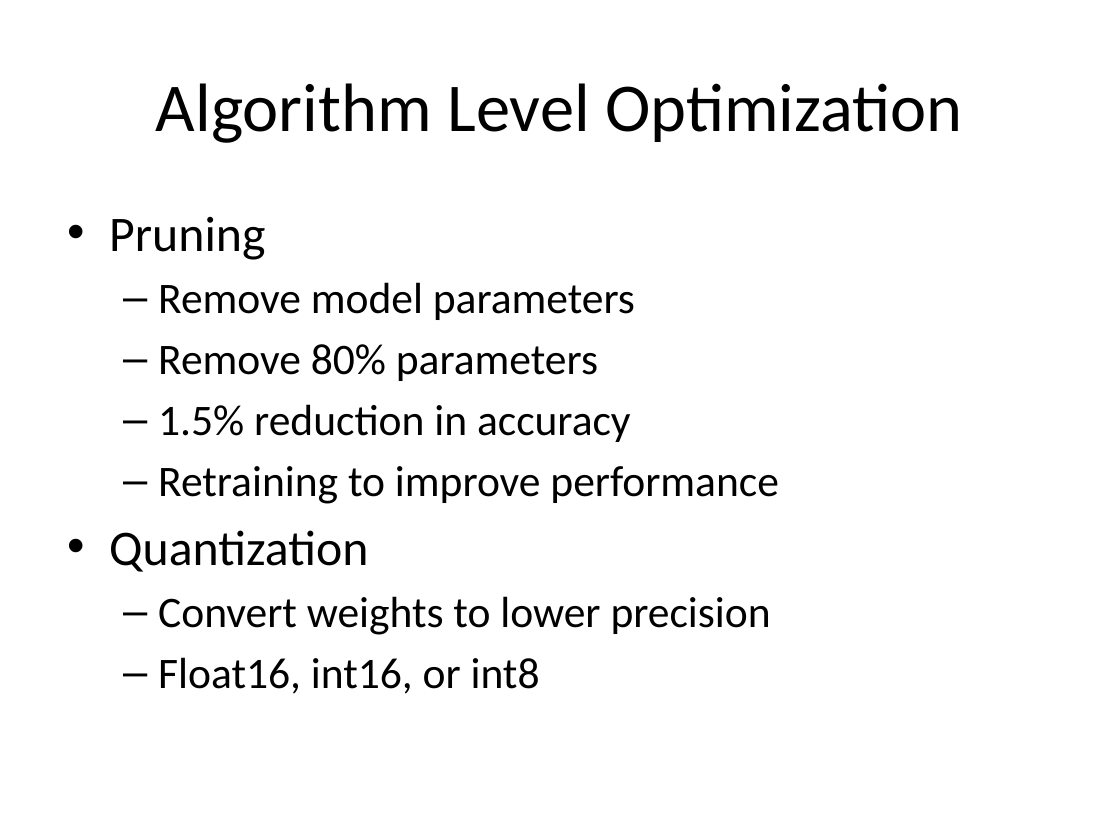
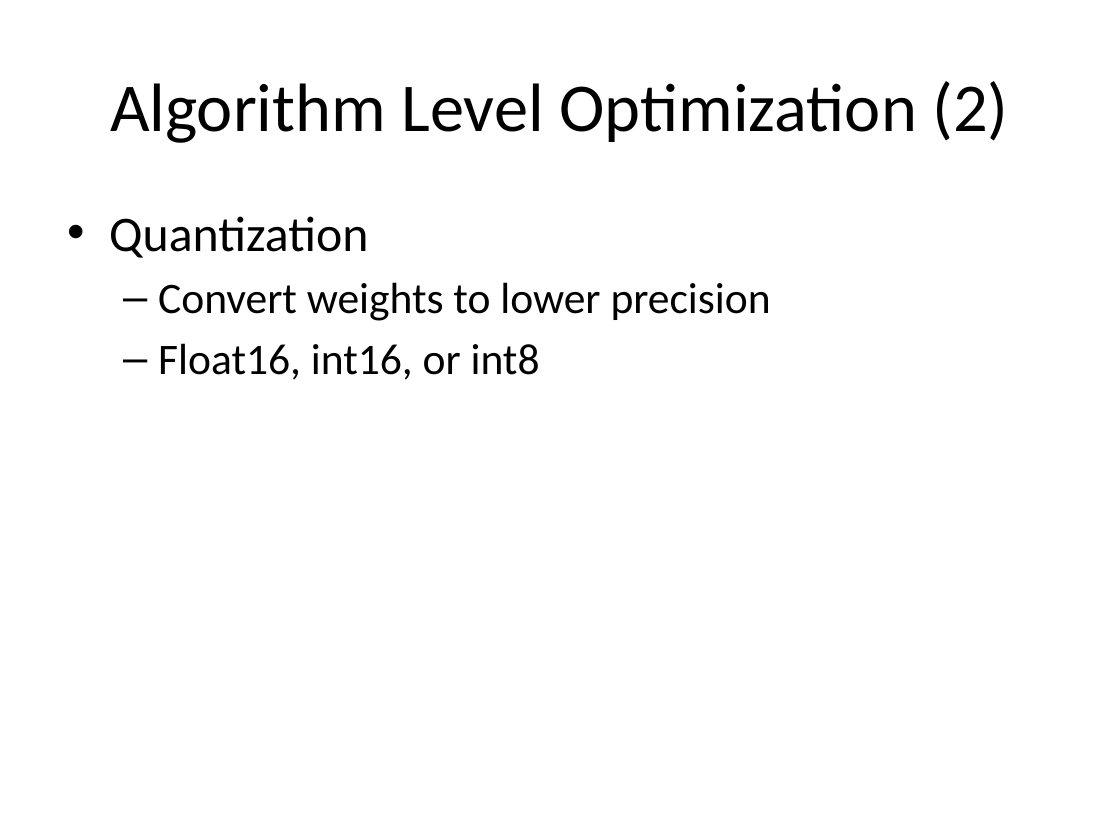
Before and after one commit to look4pritam/ArtificialIntelligence, a slide deck: slide 32 of MLLifeCycle/MachineLearningProjectLifecycle.pptx (slide 28 before the commit). Drawn at 1120x840 pixels with LibreOffice and Linux fonts; fonts in the diff are those of the drawing. Boxes give left, top, right and bottom in pixels: in the first picture for what was removed or moved away, otherwise in the second. Text is boxed around its words. In the diff, an @@ line names an element or a change of style, - is before the commit and + after.

```diff
--- a/MLLifeCycle/MachineLearningProjectLifecycle.pptx
+++ b/MLLifeCycle/MachineLearningProjectLifecycle.pptx
@@ title at [110,81,1008,143]: text changed @@
-Algorithm Level Optimization
+Algorithm Level Optimization (2)
@@ text at [109,216,779,504]: paragraphs removed @@
-• Pruning
-  – Remove model parameters
-  – Remove 80% parameters
-  – 1.5% reduction in accuracy
-  – Retraining to improve performance
```
Also in this commit, not shown: 8 other slides changed, 7 slides added, 1 slide removed.
